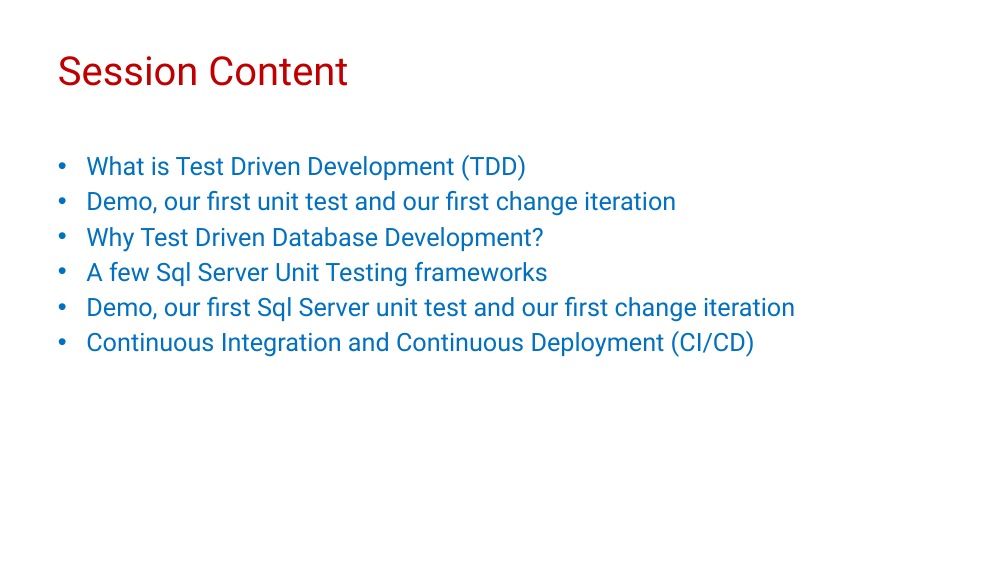
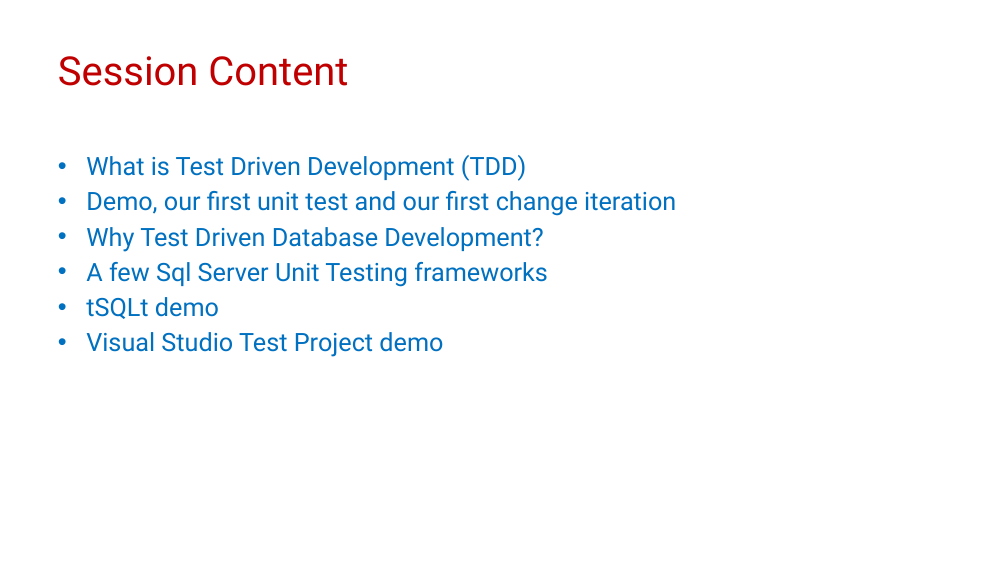
Before and after one commit to transmokopter/Presentations, a slide deck: slide 2 of test-driven-database-development/test-driven-database-development-dps2021.pptx. Drawn at 1008x567 pixels with LibreOffice and Linux fonts; fonts in the diff are those of the drawing; background and template pictures are left out. Boxes give left, top, right and bottom in pixels: in the first picture for what was removed or moved away, otherwise in the second. Text is boxed around its words. In the diff, an @@ line names an element or a change of style, - is before the commit and + after.

```diff
--- a/test-driven-database-development/test-driven-database-development-dps2021.pptx
+++ b/test-driven-database-development/test-driven-database-development-dps2021.pptx
@@ text at (86,297,443,357): text changed @@
-• Demo, our first Sql Server unit test and our first change iteration
-• Continuous Integration and Continuous Deployment (CI/CD)
+• tSQLt demo
+• Visual Studio Test Project demo
```
Also in this commit, not shown: 2 other slides changed, 8 slides added, 6 slides removed, 39 other files.
